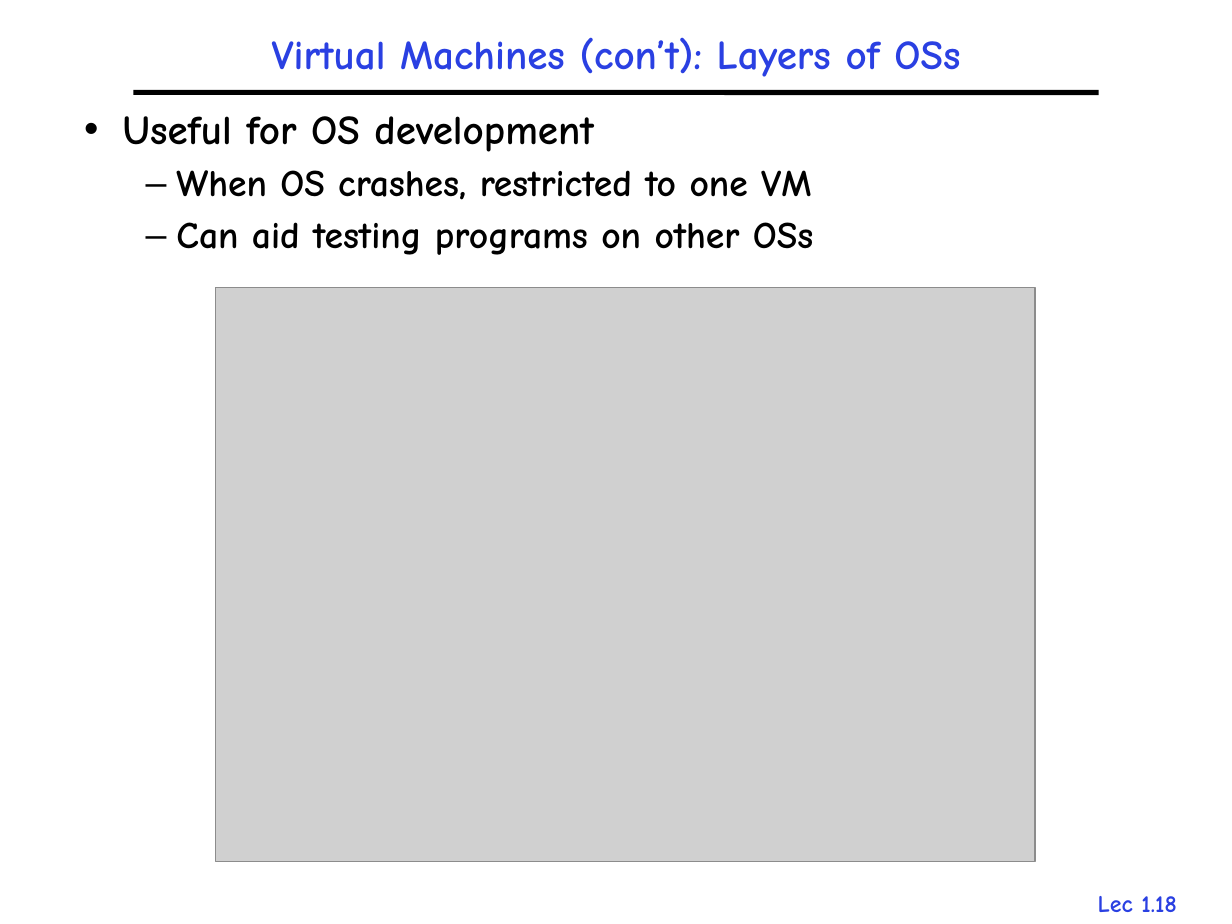
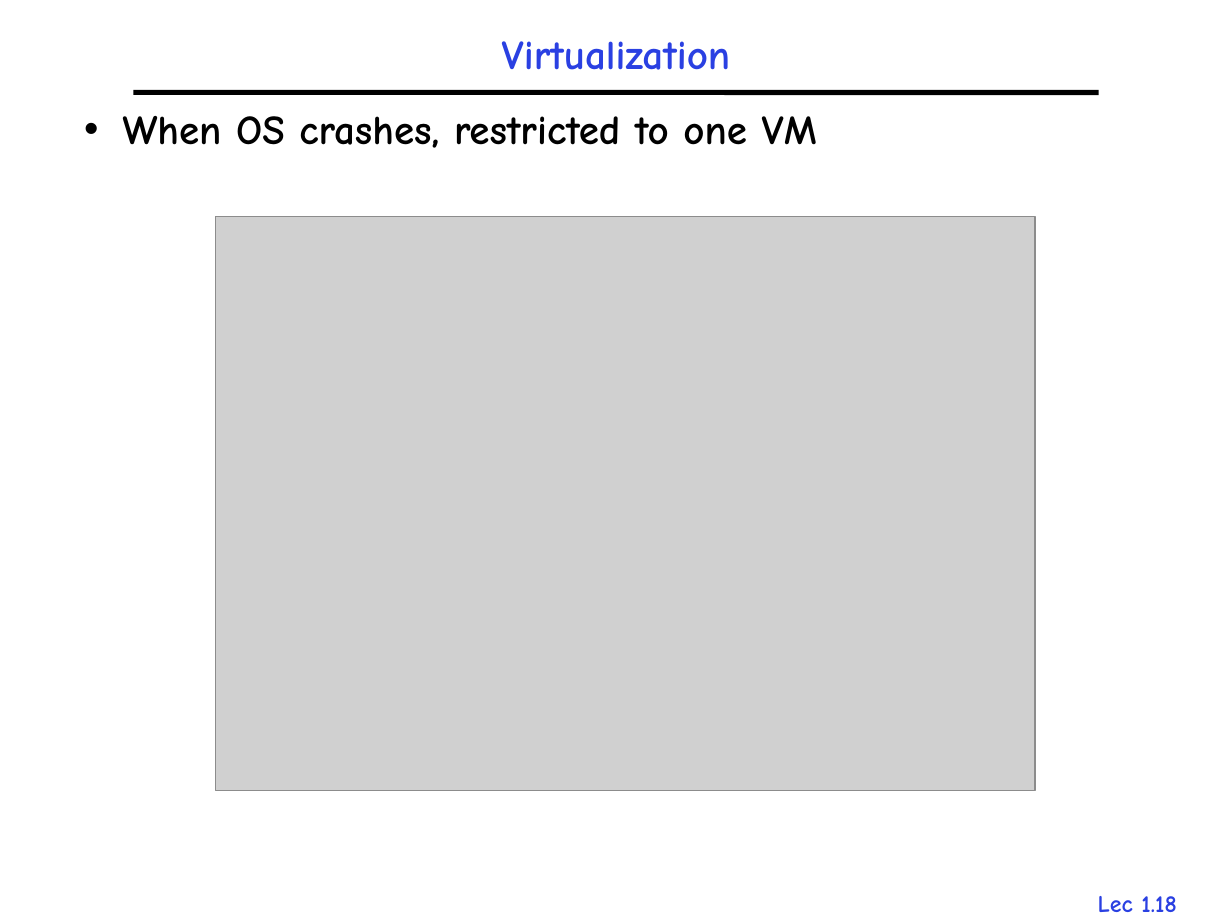
Before and after one commit to gulaoshi/gu.github.io, a slide deck: slide 18 of AdvOS/PPT+papers/L01-Overview.pptx. Drawn at 1232x924 pixels with LibreOffice and Linux fonts; fonts in the diff are those of the drawing; grey boxes stand for pictures. Boxes give left, top, right and bottom in pixels: in the first picture for what was removed or moved away, otherwise in the second. Text is boxed around its words. In the diff, an @@ line names an element or a change of style, - is before the commit and + after.

```diff
--- a/AdvOS/PPT+papers/L01-Overview.pptx
+++ b/AdvOS/PPT+papers/L01-Overview.pptx
@@ title at (x1=502, y1=41, x2=731, y2=70): text changed @@
-Virtual Machines (con’t): Layers of OSs
+Virtualization
@@ text "When OS crashes, restricted to ..." at (x1=123, y1=116, x2=817, y2=148): size 22 to 24 pt; bullet – to •; list level 2 to 1 in "When OS crashes, restricted to ..." @@
@@ text at (x1=123, y1=116, x2=593, y2=152): paragraph removed @@
-• Useful for OS development
@@ text at (x1=176, y1=222, x2=813, y2=255): paragraph removed @@
-  – Can aid testing programs on other OSs
@@ picture moved from (x1=216, y1=287, x2=1035, y2=861) to (x1=216, y1=217, x2=1035, y2=791) @@
```
Also in this commit, not shown: 6 other slides changed, 1 slide added, 3 other files.
